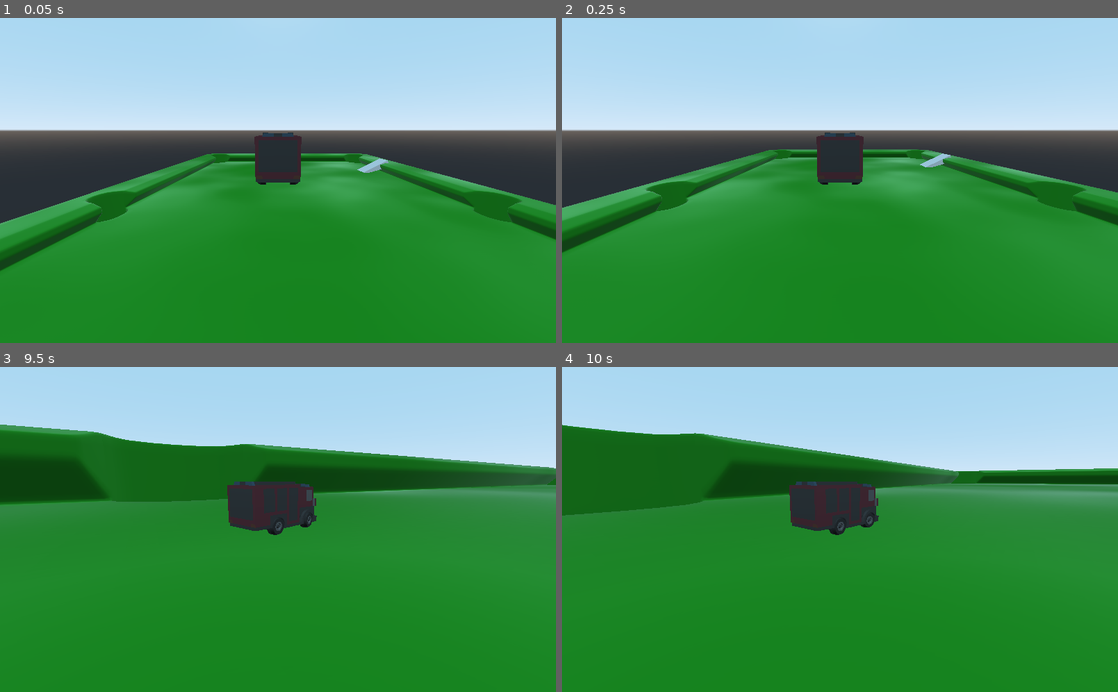
Above: before the commit, frames 1-4 (two rows, left to right).
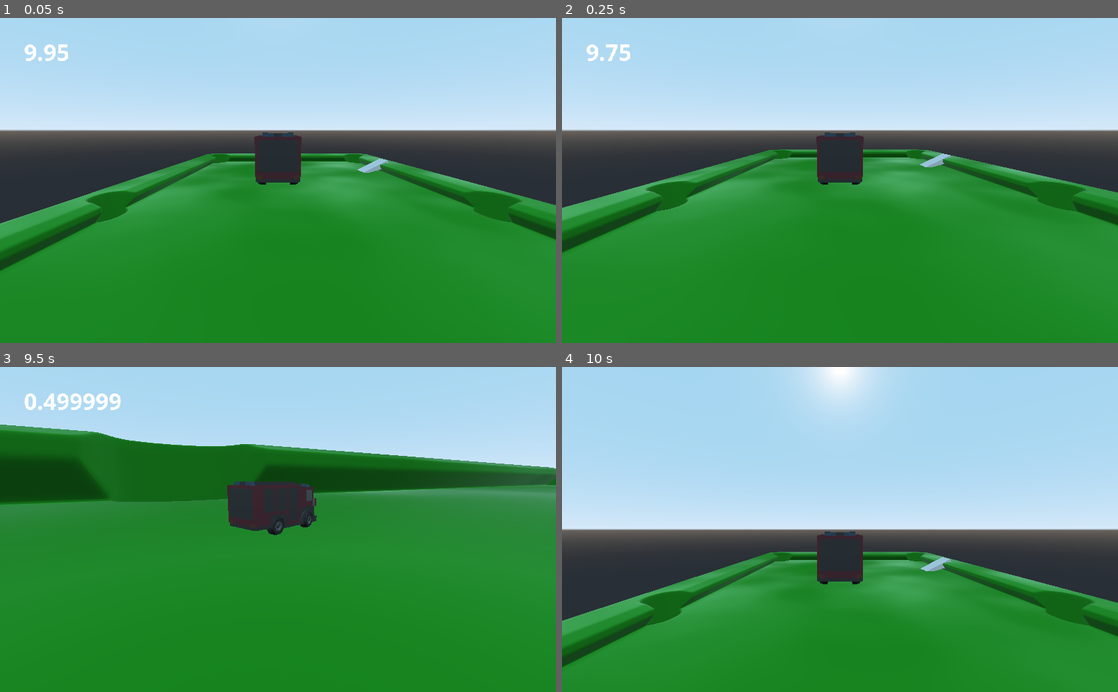
Above: after the commit, the same moments.

Repository: CycloPiStudio/Kinematic-car
Game: Godot game, scene res://principal.tscn
Same seed, same stepped clock (60 frames per second), same inputs: the game is played once before the commit and once after it.
Inputs:
- Up to frame 1 (0.05 s): no input
- Up to frame 2 (0.25 s): no input
- Up to frame 3 (9.5 s): hold D (derecha) 0.53-1.28 s; hold W (acelerar) 0.53-1.28 s; hold A (izquierda) 1.28-2.03 s; tap one key every 1.5 s from 1.35 s: S (frenar) W (acelerar) Space (señal) S (frenar) W (acelerar) Space (señal); hold Space (señal) 2.03-2.78 s; hold D (derecha) 2.03-3.53 s; hold S (frenar) 3.53-4.28 s; hold A (izquierda) 3.53-5.78 s; hold W (acelerar) 5.03-5.78 s; hold D (derecha) 5.78-8.03 s; hold Space (señal) 6.53-7.28 s; hold S (frenar) 8.03-8.78 s; hold A (izquierda) from 8.03 s (still down)
- Up to frame 4 (10 s): release A (izquierda) at 9.53 s; hold D (derecha) from 9.53 s (still down); hold W (acelerar) from 9.53 s (still down)

The runs differ from the first frame. In frame 1, 0.2% of the frame differs, in the area x 4-13%, y 8-14%; in frame 2, 0.2%; in frame 3, 0.5%; in frame 4, 48%, in the area x 0-100%, y 0-93%.

Commit message:
Add files via upload

Diff:
--- /dev/null
+++ b/Kinematic_car/principal.gd
@@ -0,0 +1,21 @@
+extends Spatial
+
+
+# Declare member variables here. Examples:
+# var a = 2
+# var b = "text"
+onready var label_tiempo = $CanvasLayer/Label
+
+# Called when the node enters the scene tree for the first time.
+func _ready():
+	$Timer.start()
+
+
+# Called every frame. 'delta' is the elapsed time since the previous frame.
+func _process(delta):
+	label_tiempo.set_text(str($Timer.time_left))
+
+
+func _on_Timer_timeout():
+	print("you lose!!!!!")
+	get_tree().reload_current_scene()
--- a/Kinematic_car/principal.tscn
+++ b/Kinematic_car/principal.tscn
@@ -1,7 +1,9 @@
-[gd_scene load_steps=6 format=2]
+[gd_scene load_steps=9 format=2]
 
 [ext_resource path="res://modelos_circuitos/mesa_billar.tscn" type="PackedScene" id=1]
 [ext_resource path="res://coches/coche.tscn" type="PackedScene" id=2]
+[ext_resource path="res://principal.gd" type="Script" id=3]
+[ext_resource path="res://tipos/OpenSans-Bold.ttf" type="DynamicFontData" id=4]
 
 [sub_resource type="BoxShape" id=1]
 extents = Vector3( 5.7224, 1, 8.96951 )
@@ -13,7 +15,12 @@
 [sub_resource type="BoxShape" id=3]
 extents = Vector3( 5.138, 0.1, 2.734 )
 
+[sub_resource type="DynamicFont" id=4]
+size = 42
+font_data = ExtResource( 4 )
+
 [node name="principal" type="Spatial"]
+script = ExtResource( 3 )
 
 [node name="StaticBody" type="StaticBody" parent="."]
 transform = Transform( 0.800543, 0.599275, 0, -0.599275, 0.800543, 0, 0, 0, 1, -49.1314, 41.9474, -22.6692 )
@@ -36,3 +43,20 @@
 transform = Transform( 1, 0, 0, 0, 1, 0, 0, 0, 1, -6.86992, 92.8551, 55.5511 )
 
 [node name="mesa_billar" parent="." instance=ExtResource( 1 )]
+
+[node name="Timer" type="Timer" parent="."]
+wait_time = 10.0
+
+[node name="CanvasLayer" type="CanvasLayer" parent="."]
+
+[node name="Label" type="Label" parent="CanvasLayer"]
+margin_left = 44.0
+margin_top = 34.0
+margin_right = 296.0
+margin_bottom = 113.0
+custom_fonts/font = SubResource( 4 )
+__meta__ = {
+"_edit_use_anchors_": false
+}
+
+[connection signal="timeout" from="Timer" to="." method="_on_Timer_timeout"]
